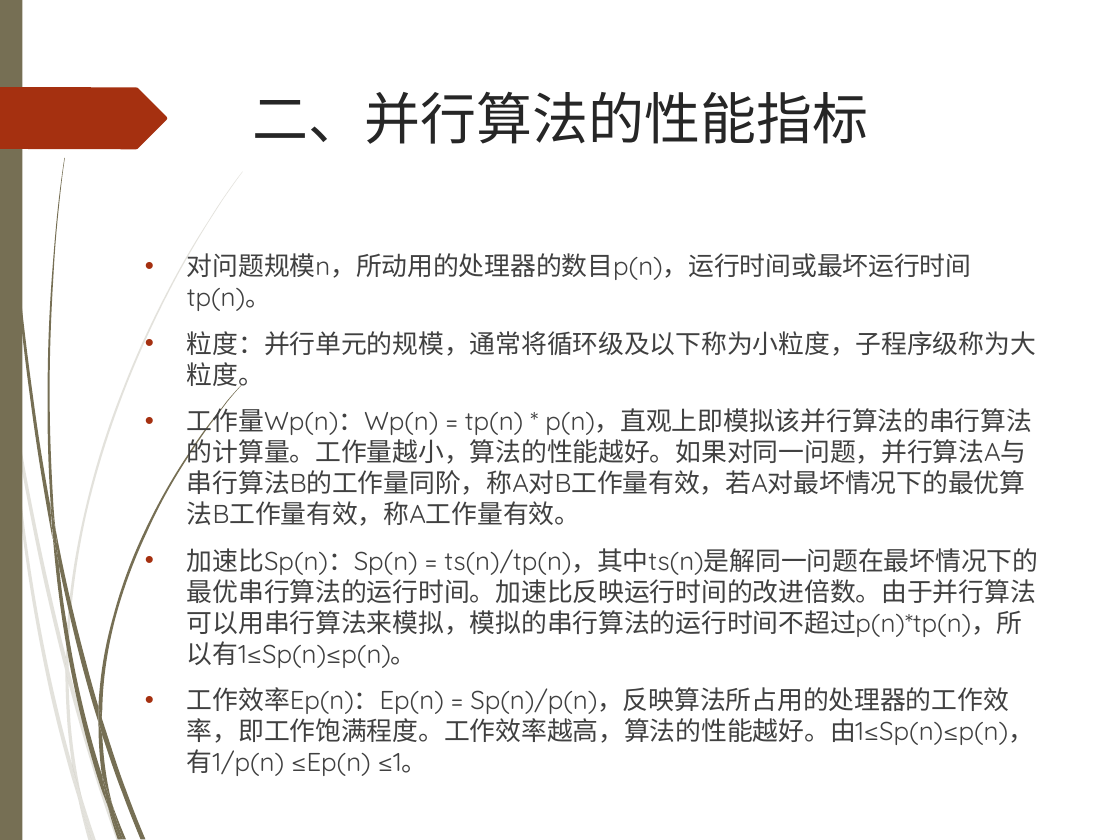
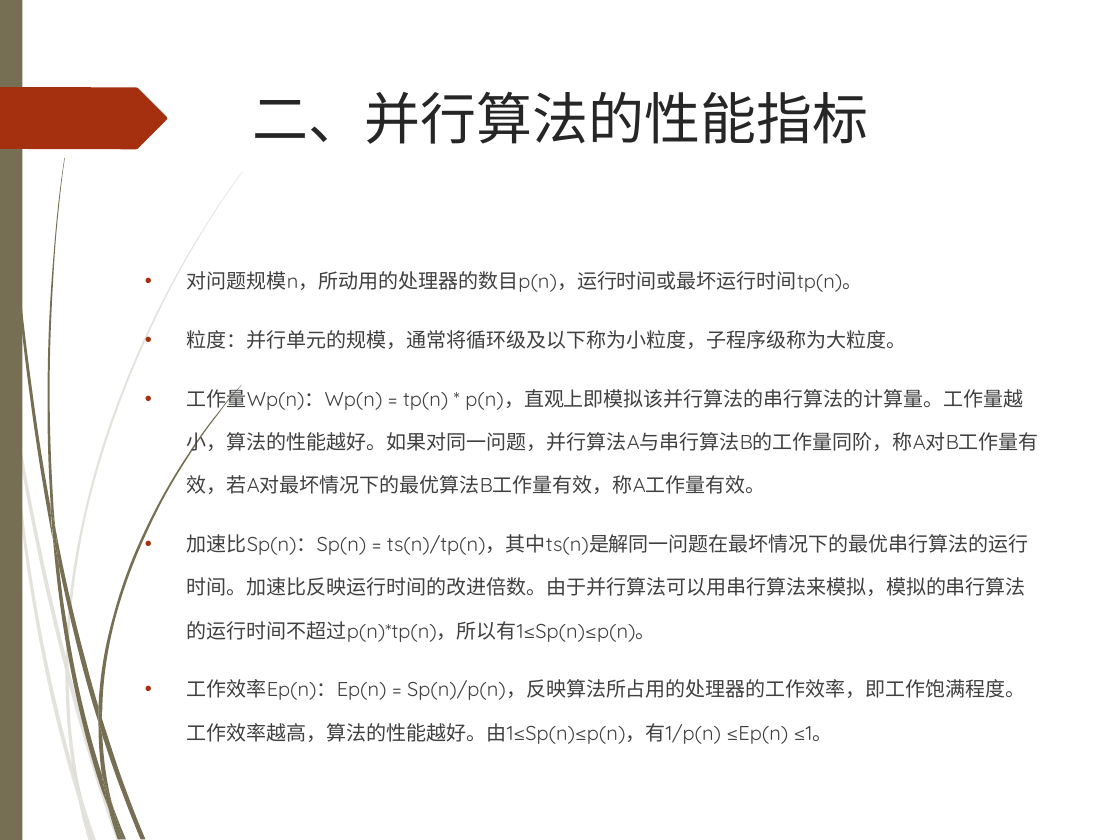
Before and after one commit to TeacherPeng/Parallel, a slide deck: slide 6 of 教案/并行算法.pptx. Drawn at 1120x840 pixels with LibreOffice and Linux fonts; fonts in the diff are those of the drawing; background and template pictures are left out. Boxes give left, top, right and bottom in pixels: in the first picture for what was removed or moved away, otherwise in the second. Text is boxed around its words. In the diff, an @@ line names an element or a change of style, - is before the commit and + after.

Commit message:
Update

```diff
--- a/教案/并行算法.pptx
+++ b/教案/并行算法.pptx
@@ text "对问题规模n，所动用的处理器的数目p(n)，运行时间或最坏运行时间tp(n)。" at [187, 271, 1039, 744]: size 13 to 10.1 pt; line spacing 1 to 1.8 @@
```
Also in this commit, not shown: 3 slides added.
